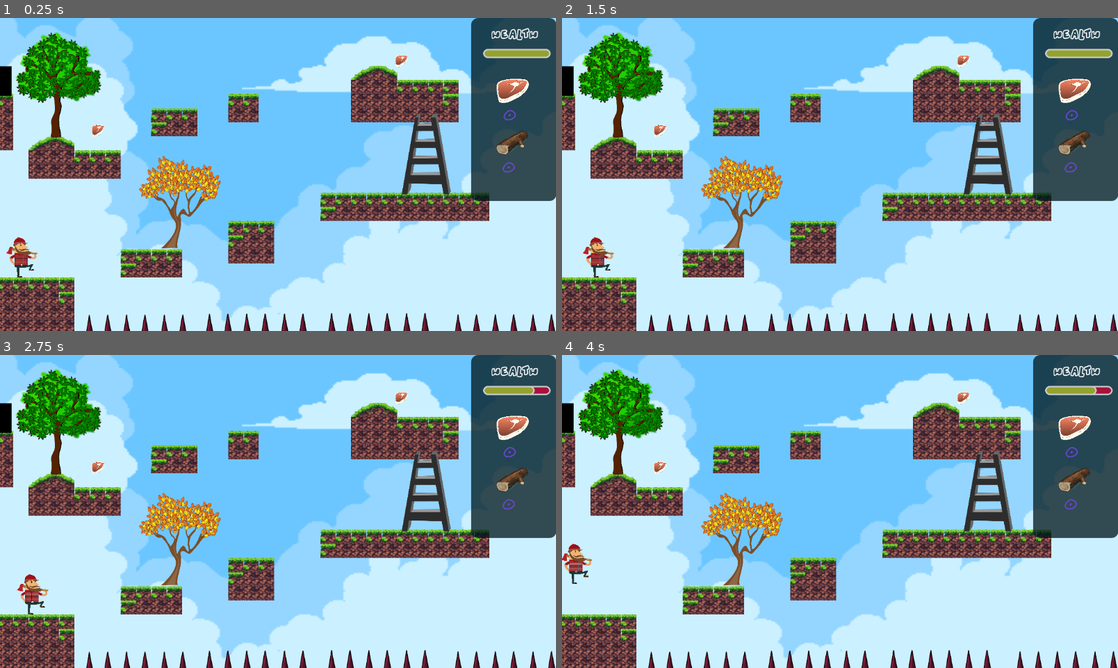
Above: before the commit, frames 1-4 (two rows, left to right).
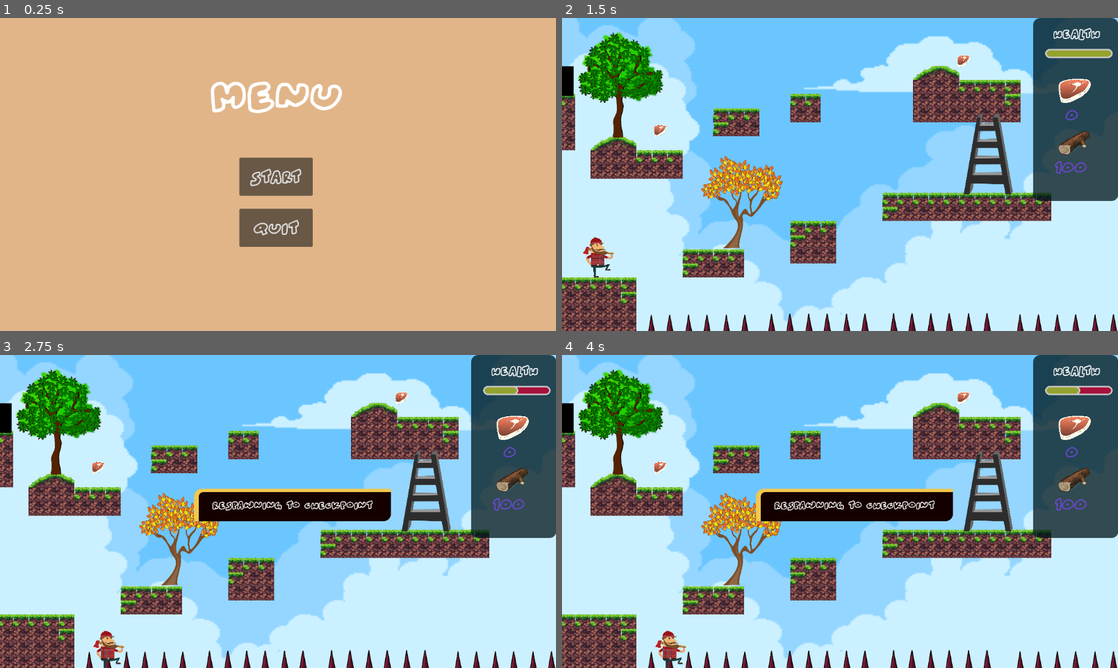
Above: after the commit, the same moments.

Repository: kamvegwij/StrawberryGameJam
Game: Godot game, scene res://scenes/menu.tscn
Same seed, same stepped clock (60 frames per second), same inputs: the game is played once before the commit and once after it. Before the commit the project starts from res://scenes/level1.tscn.
Inputs (mouse positions are in pixels of both pictures, inside the frame that each line leads up to):
- Up to frame 1 (0.25 s): no input
- Up to frame 2 (1.5 s): click (840, 177) at 0.5 s, where only the run after the commit has a clickable "start"; tap Enter at 1.25 s; move the mouse to (962, 158) at 1.27 s; hold D (right) from 1.28 s (still down)
- Up to frame 3 (2.75 s): keep holding D (right); tap Space (jump) at 1.52, 2.27 s; move the mouse to (166, 527) at 2.02 s
- Up to frame 4 (4 s): move the mouse to (895, 442) at 2.77 s; release D (right) at 2.78 s; hold A (left) 2.78-3.53 s; move the mouse to (812, 574) at 3.52 s; hold D (right) from 3.53 s (still down); tap Space (jump) at 3.77 s

The runs differ from the first frame. In frame 1, 100% of the frame differs, in the area x 0-100%, y 0-100%; in frame 2, 0.1%; in frame 3, 4.5%; in frame 4, 4.5%.

Commit message:
bug fixes

Diff:
--- a/manager/GameManager.gd
+++ b/manager/GameManager.gd
@@ -2,14 +2,10 @@
 
 var player
 
-var player_health = 100.0
+var player_health = 100
 var player_progress: int = 0
 
-var material_left: int = 0
+var material_left: int = 100
 var meat_left: int = 0
 
-var npc_health = 150.0
-var common_tree_health = 250.0
-var rare_tree_health = 350.0
-
 var active_scene: int = 1
--- a/project.godot
+++ b/project.godot
@@ -11,7 +11,7 @@
 [application]
 
 config/name="SeasonsInIsolation"
-run/main_scene="res://scenes/level1.tscn"
+run/main_scene="res://scenes/menu.tscn"
 config/features=PackedStringArray("4.0", "GL Compatibility")
 config/icon="res://icon.svg"
 
--- a/scenes/TreeCommon.tscn
+++ b/scenes/TreeCommon.tscn
@@ -85,7 +85,7 @@
 offset_top = -214.0
 offset_right = 90.0
 offset_bottom = -188.0
-theme_override_font_sizes/font_size = 16
+theme_override_font_sizes/font_size = 21
 text = "shift + E to cut down"
 
 [node name="bg" type="Panel" parent="prompt"]
--- a/scenes/gui.tscn
+++ b/scenes/gui.tscn
@@ -34,6 +34,14 @@
 corner_radius_bottom_right = 10
 corner_radius_bottom_left = 10
 
+[sub_resource type="StyleBoxFlat" id="StyleBoxFlat_62h8f"]
+bg_color = Color(0.0823529, 0, 0, 1)
+border_width_left = 10
+border_width_top = 7
+border_color = Color(0.945098, 0.780392, 0.309804, 1)
+corner_radius_top_left = 15
+corner_radius_bottom_right = 15
+
 [node name="gui" type="CanvasLayer"]
 script = ExtResource("1_i8tys")
 
@@ -155,3 +163,46 @@
 text = "0"
 horizontal_alignment = 1
 vertical_alignment = 1
+
+[node name="prompts" type="Control" parent="."]
+visible = false
+layout_mode = 3
+anchors_preset = 8
+anchor_left = 0.5
+anchor_top = 0.5
+anchor_right = 0.5
+anchor_bottom = 0.5
+offset_left = -20.0
+offset_top = -20.0
+offset_right = 20.0
+offset_bottom = 20.0
+grow_horizontal = 2
+grow_vertical = 2
+
+[node name="bg" type="Panel" parent="prompts"]
+clip_contents = true
+layout_mode = 0
+offset_left = -154.0
+offset_top = -27.0
+offset_right = 254.0
+offset_bottom = 40.0
+theme_override_styles/panel = SubResource("StyleBoxFlat_62h8f")
+
+[node name="info" type="Label" parent="prompts/bg"]
+layout_mode = 1
+anchors_preset = 8
+anchor_left = 0.5
+anchor_top = 0.5
+anchor_right = 0.5
+anchor_bottom = 0.5
+offset_left = -52.5
+offset_top = -13.0
+offset_right = 52.5
+offset_bottom = 13.0
+grow_horizontal = 2
+grow_vertical = 2
+theme_override_fonts/font = ExtResource("2_gciyq")
+theme_override_font_sizes/font_size = 19
+text = "respawning to checkpoint"
+horizontal_alignment = 1
+vertical_alignment = 1
--- a/scenes/level1.tscn
+++ b/scenes/level1.tscn
@@ -421,4 +421,7 @@
 [node name="portal" parent="." instance=ExtResource("11_3ixj6")]
 position = Vector2(-16, 102)
 
+[node name="checkpoint" type="Node2D" parent="."]
+position = Vector2(46, 494)
+
 [editable path="Ladder"]
--- /dev/null
+++ b/scenes/menu.tscn
@@ -0,0 +1,91 @@
+[gd_scene load_steps=4 format=3 uid="uid://caq7mo21wa4ec"]
+
+[ext_resource type="Script" path="res://scripts/menu.gd" id="1_07cpc"]
+[ext_resource type="FontFile" uid="uid://due0bivgo57y4" path="res://assets/font/Blobtastics.ttf" id="1_8dawp"]
+
+[sub_resource type="StyleBoxFlat" id="StyleBoxFlat_ait5c"]
+bg_color = Color(0.882353, 0.709804, 0.533333, 1)
+
+[node name="Menu" type="Control"]
+layout_mode = 3
+anchors_preset = 15
+anchor_right = 1.0
+anchor_bottom = 1.0
+grow_horizontal = 2
+grow_vertical = 2
+script = ExtResource("1_07cpc")
+
+[node name="ColorRect" type="ColorRect" parent="."]
+layout_mode = 1
+anchors_preset = 15
+anchor_right = 1.0
+anchor_bottom = 1.0
+grow_horizontal = 2
+grow_vertical = 2
+mouse_filter = 2
+color = Color(0.882353, 0.709804, 0.533333, 1)
+
+[node name="header" type="Label" parent="."]
+layout_mode = 1
+anchors_preset = 5
+anchor_left = 0.5
+anchor_right = 0.5
+offset_left = -24.0
+offset_top = 104.0
+offset_right = 16.0
+offset_bottom = 127.0
+grow_horizontal = 2
+theme_override_fonts/font = ExtResource("1_8dawp")
+theme_override_font_sizes/font_size = 80
+text = "MENU"
+
+[node name="start" type="Button" parent="."]
+layout_mode = 0
+offset_left = 496.0
+offset_top = 289.0
+offset_right = 648.0
+offset_bottom = 368.0
+theme_override_fonts/font = ExtResource("1_8dawp")
+theme_override_font_sizes/font_size = 32
+text = "start"
+
+[node name="quit" type="Button" parent="."]
+layout_mode = 0
+offset_left = 496.0
+offset_top = 395.0
+offset_right = 648.0
+offset_bottom = 474.0
+theme_override_fonts/font = ExtResource("1_8dawp")
+theme_override_font_sizes/font_size = 32
+text = "quit"
+
+[node name="closescreen" type="Panel" parent="."]
+visible = false
+layout_mode = 1
+anchors_preset = 15
+anchor_right = 1.0
+anchor_bottom = 1.0
+grow_horizontal = 2
+grow_vertical = 2
+mouse_filter = 2
+theme_override_styles/panel = SubResource("StyleBoxFlat_ait5c")
+
+[node name="header" type="Label" parent="closescreen"]
+layout_mode = 1
+anchors_preset = 8
+anchor_left = 0.5
+anchor_top = 0.5
+anchor_right = 0.5
+anchor_bottom = 0.5
+offset_left = -456.0
+offset_top = -58.0
+offset_right = 456.0
+offset_bottom = 58.0
+grow_horizontal = 2
+grow_vertical = 2
+theme_override_fonts/font = ExtResource("1_8dawp")
+theme_override_font_sizes/font_size = 55
+text = "thank you for playing :)"
+
+[connection signal="pressed" from="start" to="." method="_on_start_pressed"]
+[connection signal="pressed" from="quit" to="." method="_on_quit_pressed"]
--- a/scenes/player.tscn
+++ b/scenes/player.tscn
@@ -6,11 +6,6 @@
 
 [sub_resource type="RectangleShape2D" id="RectangleShape2D_fcpuy"]
 size = Vector2(49, 93)
-
-[sub_resource type="GDScript" id="GDScript_10by3"]
-script/source = "extends Control
-
-"
 
 [sub_resource type="RectangleShape2D" id="RectangleShape2D_6kk53"]
 size = Vector2(70, 107)
@@ -33,15 +28,6 @@
 
 [node name="gui" parent="." instance=ExtResource("3_n3q07")]
 
-[node name="InventoryScreen" parent="gui" index="1"]
-layout_mode = 3
-anchors_preset = 15
-anchor_right = 1.0
-anchor_bottom = 1.0
-grow_horizontal = 2
-grow_vertical = 2
-script = SubResource("GDScript_10by3")
-
 [node name="Area2D" type="Area2D" parent="."]
 
 [node name="CollisionShape2D" type="CollisionShape2D" parent="Area2D"]
--- a/scenes/rare_tree.tscn
+++ b/scenes/rare_tree.tscn
@@ -85,7 +85,7 @@
 offset_top = -214.0
 offset_right = 90.0
 offset_bottom = -188.0
-theme_override_font_sizes/font_size = 16
+theme_override_font_sizes/font_size = 21
 text = "shift + E to cut down"
 
 [node name="bg" type="Panel" parent="prompt"]
--- /dev/null
+++ b/scripts/menu.gd
@@ -0,0 +1,11 @@
+extends Control
+
+
+func _on_start_pressed():
+	get_tree().change_scene_to_file("res://scenes/level1.tscn")
+
+
+func _on_quit_pressed():
+	$closescreen.visible = true
+	await(get_tree().create_timer(2.5).timeout)
+	get_tree().quit()
--- a/scripts/player.gd
+++ b/scripts/player.gd
@@ -1,8 +1,8 @@
 extends CharacterBody2D
 
 
-const SPEED = 150.0
-const JUMP_VELOCITY = -420.0
+var SPEED = 150.0
+var JUMP_VELOCITY = -420.0
 const bridge = preload("res://scenes/bridge.tscn")
 
 var gravity = ProjectSettings.get_setting("physics/2d/default_gravity")
@@ -15,8 +15,18 @@
 
 func _physics_process(delta):
 	if GameManager.player_health <= 0:
-		pass
-		#get_tree().change_scene_to_file()
+		SPEED = 0.0
+		$gui/prompts/bg/info.text = "returning to menu"
+		$gui/prompts.visible = true
+		await(get_tree().create_timer(3).timeout)
+		$gui/prompts.visible = false
+		#reset global properties
+		GameManager.player_health = 100
+		GameManager.material_left = 0
+		GameManager.meat_left = 0
+		GameManager.active_scene = 1
+
+		get_tree().change_scene_to_file("res://scenes/menu.tscn")
 
 	move_player(delta)
 	build_bridge()
@@ -46,19 +56,28 @@
 func build_bridge():
 	if Input.is_action_just_pressed("build"):
 		if GameManager.material_left >= 50:
-			print("building bridge")
-
 			var new_bridge = bridge.instantiate()
+			$gui/prompts/bg/info.text = "building..."
+			$gui/prompts.visible = true
+			SPEED = 0.0
+			JUMP_VELOCITY = 0.0
+			await(get_tree().create_timer(5).timeout)
+			SPEED = 150.0
+			JUMP_VELOCITY = -420.0
 			new_bridge.global_position = get_global_mouse_position()
 			get_parent().add_child(new_bridge)
-			GameManager.material_left -= 50
+			GameManager.material_left -= 75
+			$gui/prompts.visible = false
+
 		else:
-			print("not enough wood")
+			$gui/prompts/bg/info.text = "not enough wood!"
+			$gui/prompts.visible = true
+			await(get_tree().create_timer(1).timeout)
+			$gui/prompts.visible = false
 
 func _on_area_2d_area_entered(area):
 
 	if area.get_parent().is_in_group("meat"):
-		await(get_tree().create_timer(0.2))
 		GameManager.meat_left += 1
 		area.get_parent().queue_free()
 
@@ -66,12 +85,16 @@
 		position = area.get_node("end").get_global_position()
 
 	if area.is_in_group("spike"):
-		GameManager.player_health -= 25
-
-#		if GameManager.material_left > 0:
-#			GameManager.material_left -= 5
-
-		get_tree().reload_current_scene()
-
+		GameManager.player_health -= 50
+		#RESPAWN AT CHECKPOINT
+		SPEED = 0.0
+		JUMP_VELOCITY = 0.0
+		$gui/prompts/bg/info.text = "respawning to checkpoint"
+		$gui/prompts.visible = true
+		await(get_tree().create_timer(3).timeout)
+		$gui/prompts.visible = false
+		global_position = get_parent().get_node("checkpoint").global_position
+		SPEED = 150.0
+		JUMP_VELOCITY = -420.0
 func _on_area_2d_area_exited(area):
 	can_chop = false
Not shown: 1 places in scenes/gui.tscn that only renumber resources
Not shown: 1 places in scenes/player.tscn that only renumber resources
